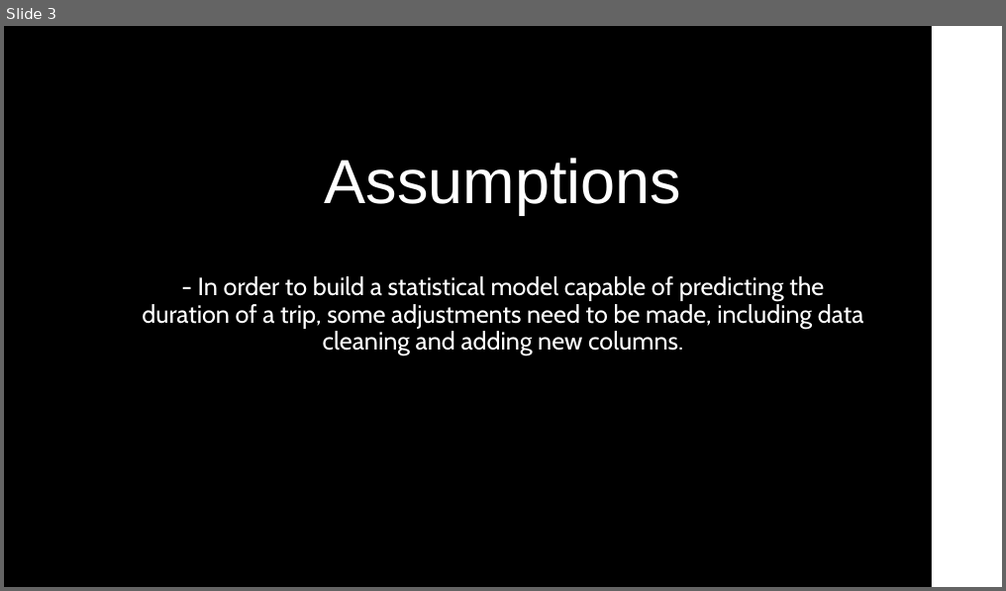
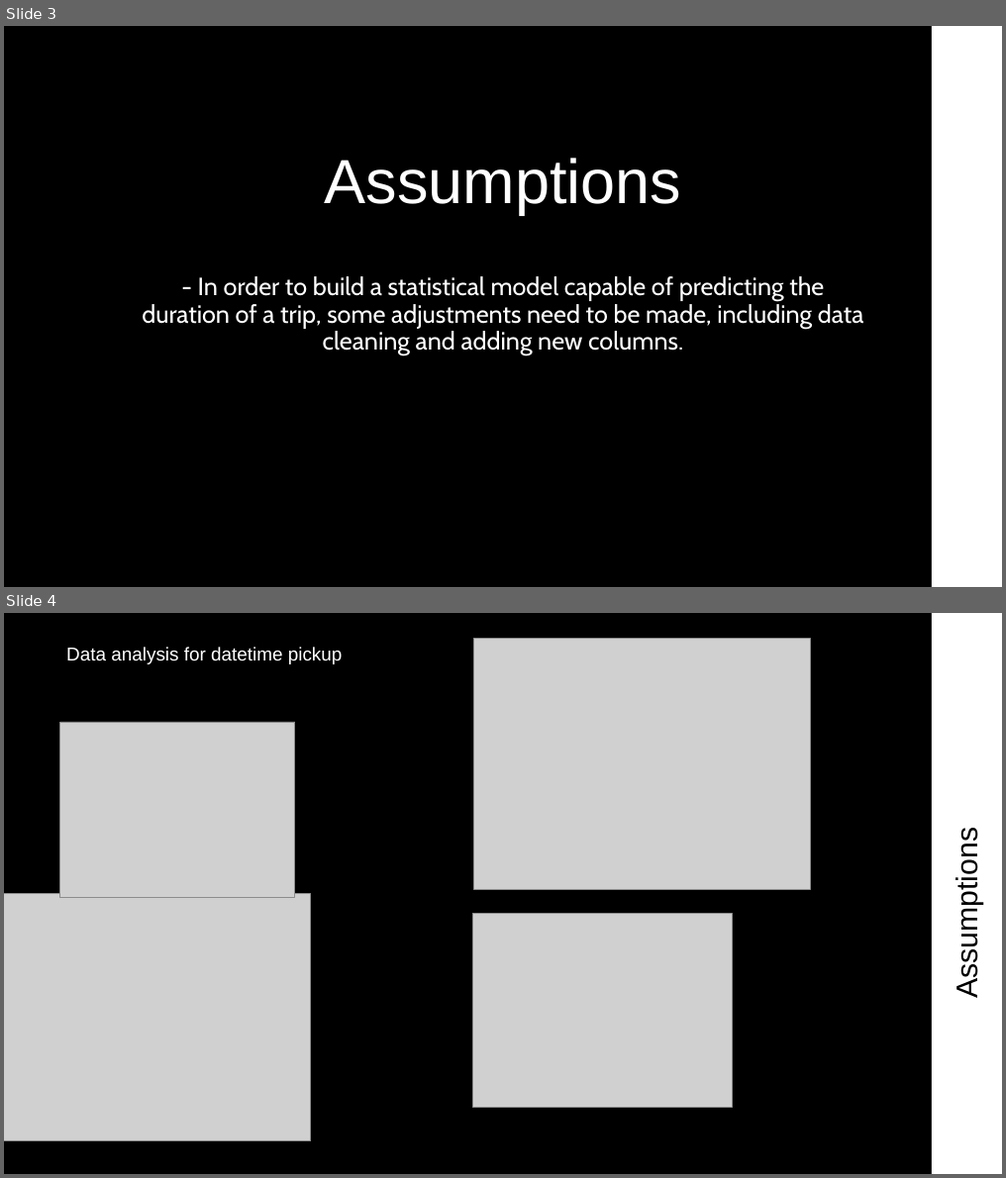
Before and after one commit to PepeZuco/uber_assessment, a slide deck: PowerPoint/Updated_Presentation_Uber.pptx. Shown one above the other, each under a label of ours: slide 3 before the commit, slides 3 and 4 after it. The pictures are 1006x591 and 1006x1178 pixels, drawn with LibreOffice and Linux fonts; fonts in the diff are those of the drawing; grey boxes stand for pictures. Boxes give left, top, right and bottom in pixels: in the first picture for what was removed or moved away, otherwise in the second. Text is boxed around its words. In the diff, an @@ line names an element or a change of style, - is before the commit and + after.

```diff
--- a/PowerPoint/Updated_Presentation_Uber.pptx
+++ b/PowerPoint/Updated_Presentation_Uber.pptx
@@ slide 4 added at (4, 613, 1002, 1174), background #000000 @@
@@ picture added at (474, 638, 810, 889) @@
@@ rounded rectangle added at (932, 613, 1002, 1174), fill #FFFFFF @@
@@ text added at (66, 647, 343, 664), 18 pt, text #FFFFFF @@
+Data analysis for datetime pickup
@@ picture added at (60, 722, 295, 897) @@
@@ title added at (950, 845, 984, 994), 28.8 pt, text #000000 @@
+Assumptions
@@ picture added at (4, 894, 311, 1142) @@
@@ picture added at (472, 913, 732, 1108) @@
```
Also in this commit, not shown: 1 slide changed, 1 other slide added, 1 slide removed, 6 other files.
